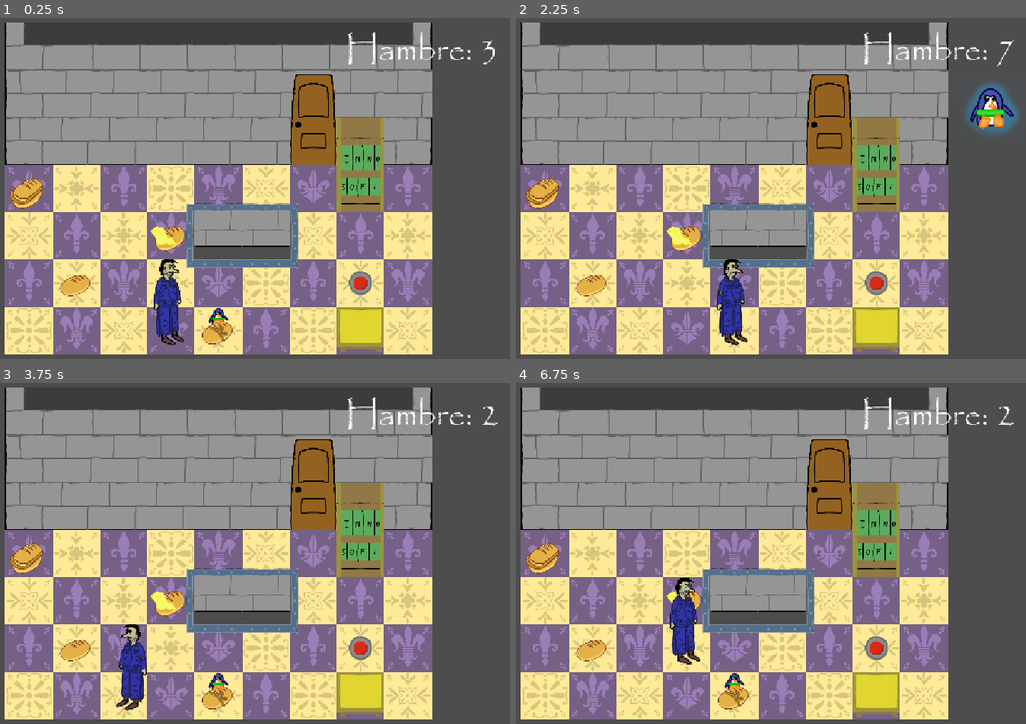
Above: before the commit, frames 1-4 (two rows, left to right).
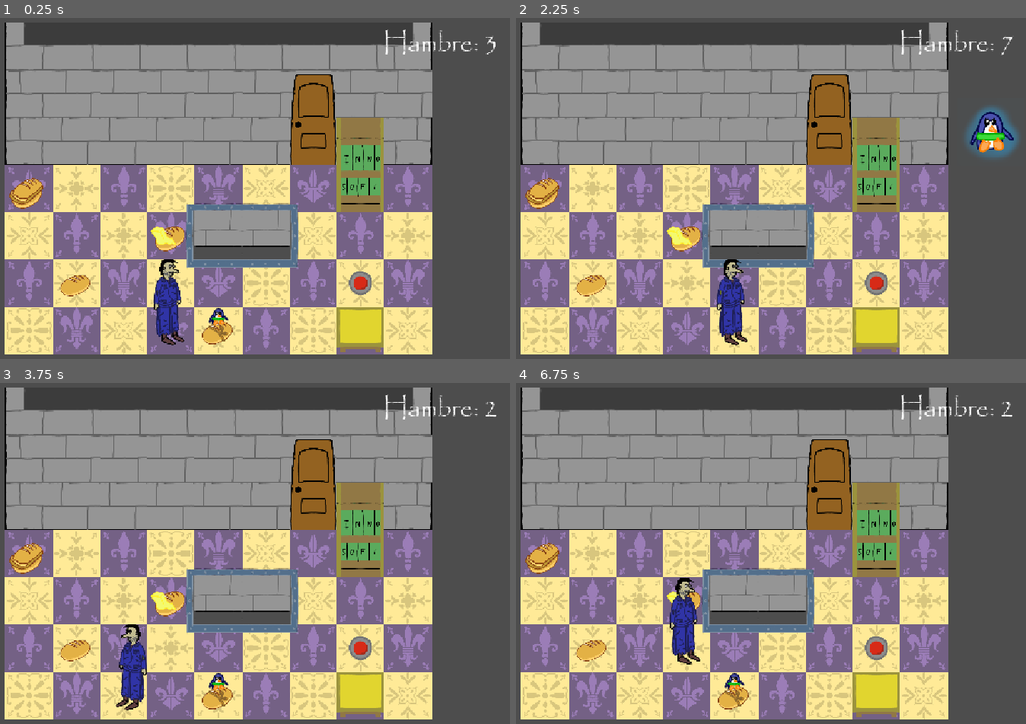
Above: after the commit, the same moments.

Repository: andresfdezc6/pan-sabe-mejor-que-llave-
Game: Godot game, scene res://Scenes/GLOBAL.tscn
The game is run twice, just before and just after one commit, with the same random seed, the same clock (stepped at 60 frames per second) and the same inputs. The engine's default icon, where the game draws it, is replaced by a stand-in: a white triangle on a blue panel in a dark square.
Inputs:
- Up to frame 1 (0.25 s): no input
- Up to frame 2 (2.25 s): tap Enter at 0.5, 2 s; hold Right (right) 0.53-1.28 s; tap Space (interactuar) at 0.6, 1.25, 2.1 s; hold S (down) 1.28-2.03 s; tap 1 at 1.35 s; hold Right (right) from 2.03 s (still down)
- Up to frame 3 (3.75 s): tap Space (interactuar) at 2.75, 3.6 s; release Right (right) at 2.78 s; hold Up (up) 2.78-3.53 s; tap 1 at 2.85 s; tap Enter at 3.5 s; hold Left (left) from 3.53 s (still down)
- Up to frame 4 (6.75 s): tap Space (interactuar) at 4.25, 5.1, 6.6 s; tap 1 at 4.35, 5.85 s; release Left (left) at 5.03 s; hold S (down) 5.03-5.78 s; hold Right (right) 5.78-6.53 s; hold Up (up) from 6.53 s (still down)

The runs differ from the first frame. In frame 1, 0.6% of the frame differs, in the area x 68-98%, y 3-14%; in frame 2, 2.4%, in the area x 68-99%, y 3-42%; in frame 3, 0.6%; in frame 4, 0.6%.

Commit message:
ni me acuerdo de qué he cambiado

Diff:
--- a/Scenes/nivel_1.tscn
+++ b/Scenes/nivel_1.tscn
@@ -19,12 +19,12 @@
 stream = ExtResource("2_3givb")
 
 [node name="RichTextLabel" parent="CanvasLayer" parent_id_path=PackedInt32Array(992728299) index="0" unique_id=1793518552]
-offset_left = -362.0
+offset_left = -1328.0
 offset_top = 13.0
 offset_right = -46.0
 offset_bottom = 182.0
 
 [node name="indicador_objeto" parent="CanvasLayer" parent_id_path=PackedInt32Array(992728299) index="1" unique_id=274572565]
 z_index = 5
-position = Vector2(1061, 172)
+position = Vector2(1061, 217)
 texture = ExtResource("3_ecx5m")
--- a/Scenes/nivel_base.tscn
+++ b/Scenes/nivel_base.tscn
@@ -257,7 +257,7 @@
 offset_right = -67.0
 offset_bottom = 219.0
 grow_horizontal = 0
-theme_override_font_sizes/normal_font_size = 64
+theme_override_font_sizes/normal_font_size = 48
 horizontal_alignment = 2
 
 [node name="indicador_objeto" type="Sprite2D" parent="CanvasLayer" unique_id=274572565]
--- a/Scripts/global.gd
+++ b/Scripts/global.gd
@@ -3,8 +3,9 @@
 var posicion_jugador: Vector2i
 var hambre: int
 enum TipoObjeto {PAN, MANTEQUILLA, FEDERICO, BOTON, PANCONPAN}
-enum Efectos {BASE, MANTEQUILLA, FEDERICO, PANCONPAN}
+enum Efectos {BASE, MANTEQUILLA, FEDERICO}
 enum Federico {OFF, ON, GOKU}
+var locura_on: bool
 var federico: Federico
 var efecto: Efectos
 var muerto: bool
--- a/Scripts/nivel_base.gd
+++ b/Scripts/nivel_base.gd
@@ -76,6 +76,7 @@
 func _ready() -> void:
 	centrar_camara_en_puzle(zoom)
 	Global.muerto = false
+	Global.locura_on = false
 	Global.posicion_jugador = posicion_inicial
 	Global.hambre = hambre_inicial
 	Global.efecto = Global.Efectos.BASE
@@ -83,12 +84,13 @@
 	generar_objetos(lista_objetos)
 
 func _process(delta:float) ->void:
-	if not Global.efecto == Global.Efectos.PANCONPAN:
+	if not Global.locura_on:
 		texto.text = "Hambre: " + str(Global.hambre)
 	else:
-		contador_locura += delta
-		Global.locura = floori(contador_locura)
-		texto.text = "Hambre: 99999999999 \nLocura: " + str(Global.locura) + "/" + str(locura_maxima)
+		if Global.locura < locura_maxima:
+			contador_locura += delta
+			Global.locura = floori(contador_locura)
+			texto.text = "Hambre: 99999999999 \nLocura: " + str(Global.locura) + "/" + str(locura_maxima)
 	cambiar_indicador(Global.efecto)
 
 func cambiar_indicador(efecto: Global.Efectos):
@@ -96,11 +98,8 @@
 	var fede_off: Texture2D = preload("res://assets/sprites/federico.png")
 	var fede_on: Texture2D = preload("res://assets/sprites/federico_cargado.png")
 	var fede_goku: Texture2D = preload("res://assets/sprites/federico_cargado_ssj.png")
-	var pan_con_pan: Texture2D = preload("res://assets/sprites/panconpanpng1.png")
 	if efecto == Global.Efectos.MANTEQUILLA:
 		indicador.texture = mantequilla
-	elif efecto == Global.Efectos.PANCONPAN:
-			indicador.texture = pan_con_pan
 	elif efecto == Global.Efectos.FEDERICO:
 		if Global.federico == Global.Federico.OFF:
 			indicador.texture = fede_off
--- a/Scripts/pan_con_pan.gd
+++ b/Scripts/pan_con_pan.gd
@@ -3,4 +3,4 @@
 
 func aplicar_efecto() -> void:
 	Global.hambre += 3
-	Global.efecto = Global.Efectos.PANCONPAN
+	Global.locura_on = true
--- a/Scripts/player_controller.gd
+++ b/Scripts/player_controller.gd
@@ -41,7 +41,7 @@
 
 		if deslizando or Global.efecto == Global.Efectos.MANTEQUILLA:
 			position = position.move_toward(pos_destino, velocidad_desliz * delta)
-		elif Global.efecto == Global.Efectos.BASE or Global.efecto == Global.Efectos.PANCONPAN or (Global.efecto == Global.Efectos.FEDERICO and Global.federico == Global.Federico.OFF):
+		elif Global.efecto == Global.Efectos.BASE or (Global.efecto == Global.Efectos.FEDERICO and Global.federico == Global.Federico.OFF):
 			position = position.lerp(pos_destino, velocidad_suavizado * delta)
 		elif Global.efecto == Global.Efectos.FEDERICO:
 			position = position.move_toward(pos_destino, 0.6 * velocidad_desliz * delta)
@@ -86,8 +86,8 @@
 				print("OFF")
 
 func mover():
-	if mapa and (Global.hambre > 0 or Global.efecto == Global.Efectos.PANCONPAN):
-		if Global.efecto == Global.Efectos.BASE or Global.efecto == Global.Efectos.PANCONPAN:
+	if mapa and (Global.hambre > 0 or Global.locura_on):
+		if Global.efecto == Global.Efectos.BASE:
 			if mapa.es_transitable(Global.posicion_jugador + direccion_jugador):
 				Global.posicion_jugador += direccion_jugador
 				Global.hambre -= 1
@@ -183,7 +183,7 @@
 func morir(hambre:int, pos: Vector2i, locura: int, locura_max):
 	if muriendo:
 		return
-	if hambre == 0 and locura == 0 or mapa.es_lava(pos) or locura >= locura_max:
+	if hambre == 0 and not Global.locura_on or mapa.es_lava(pos) or locura >= locura_max:
 		var lilbro = $AnimatedSprite2D
 		muriendo = true
 		if not derecha:
